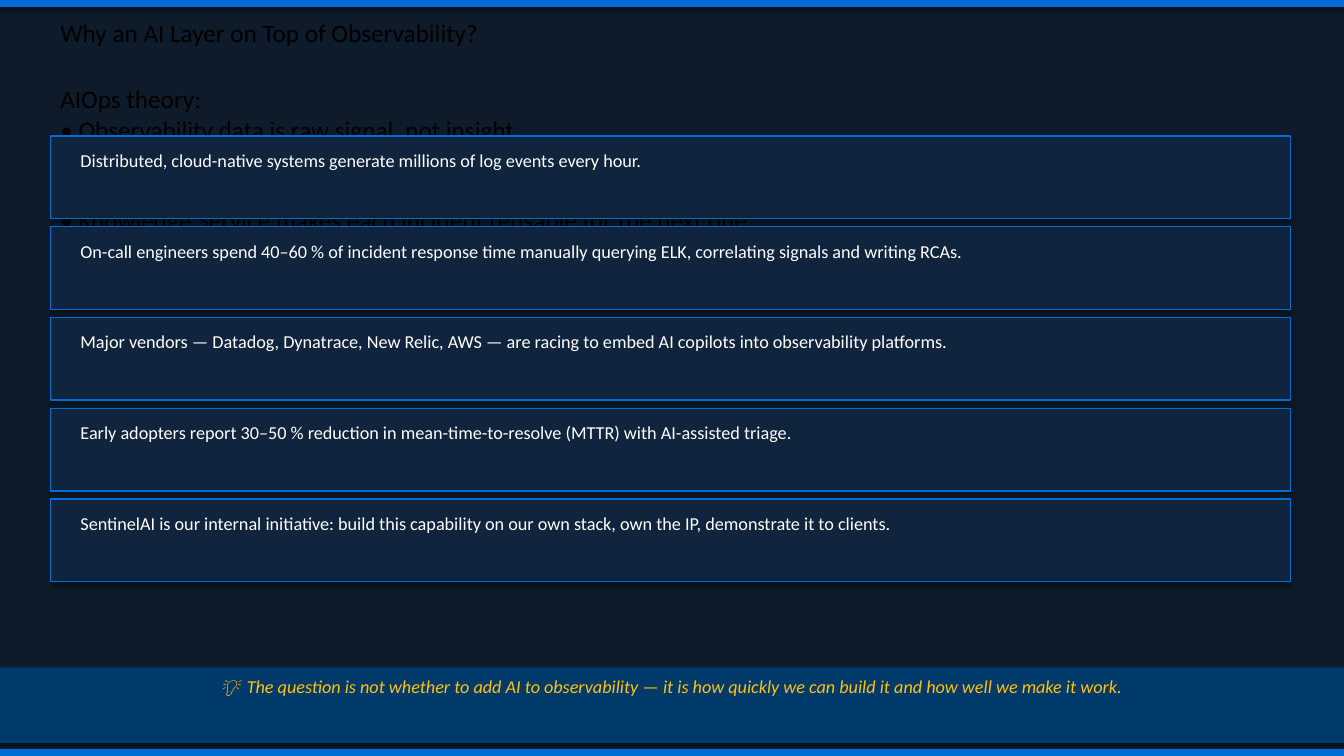
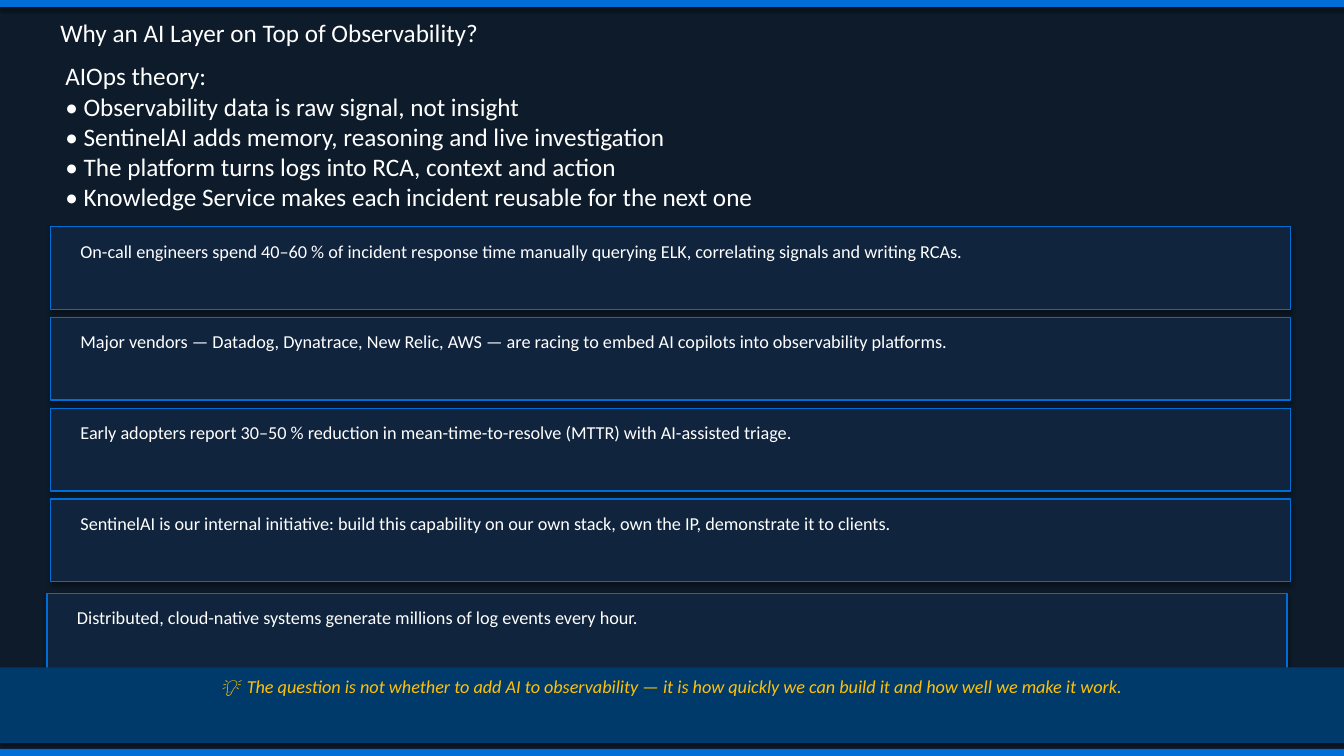
Before and after one commit to praveencloud06/SentinelAI, a slide deck: slide 2 of SentinelAI_Atos_Presentation - base.pptx. Drawn at 1344x756 pixels with LibreOffice and Linux fonts; fonts in the diff are those of the drawing. Boxes give left, top, right and bottom in pixels: in the first picture for what was removed or moved away, otherwise in the second. Text is boxed around its words. In the diff, an @@ line names an element or a change of style, - is before the commit and + after.

Commit message:
Integrated Knowledge service

```diff
--- a/SentinelAI_Atos_Presentation - base.pptx
+++ b/SentinelAI_Atos_Presentation - base.pptx
@@ text added at (60, 24, 477, 46), 18 pt, text #FFFFFF @@
+Why an AI Layer on Top of Observability?
@@ text "AIOps theory:": place and size @@
-text "AIOps theory:" at (79, 122, 747, 227)
+text "AIOps theory:" at (65, 67, 752, 211)
@@ text "AIOps theory:" at (65, 67, 752, 211): text colour #000000 to #FFFFFF @@
@@ rectangle: place and size @@
-rectangle at (50, 136, 1291, 219)
+rectangle at (46, 593, 1287, 676)
@@ text "Distributed, cloud-native systems generate millions ...": place and size @@
-text "Distributed, cloud-native systems generate millions ..." at (80, 154, 641, 170)
+text "Distributed, cloud-native systems generate millions ..." at (77, 611, 638, 627)
```
Also in this commit, not shown: 10 other files.
